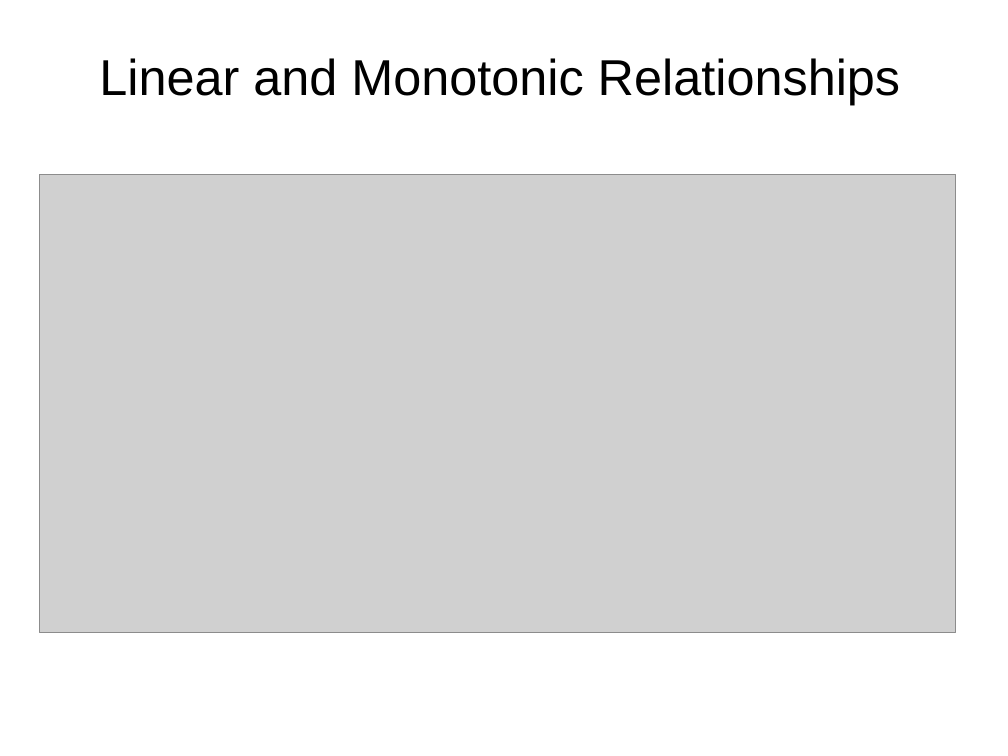
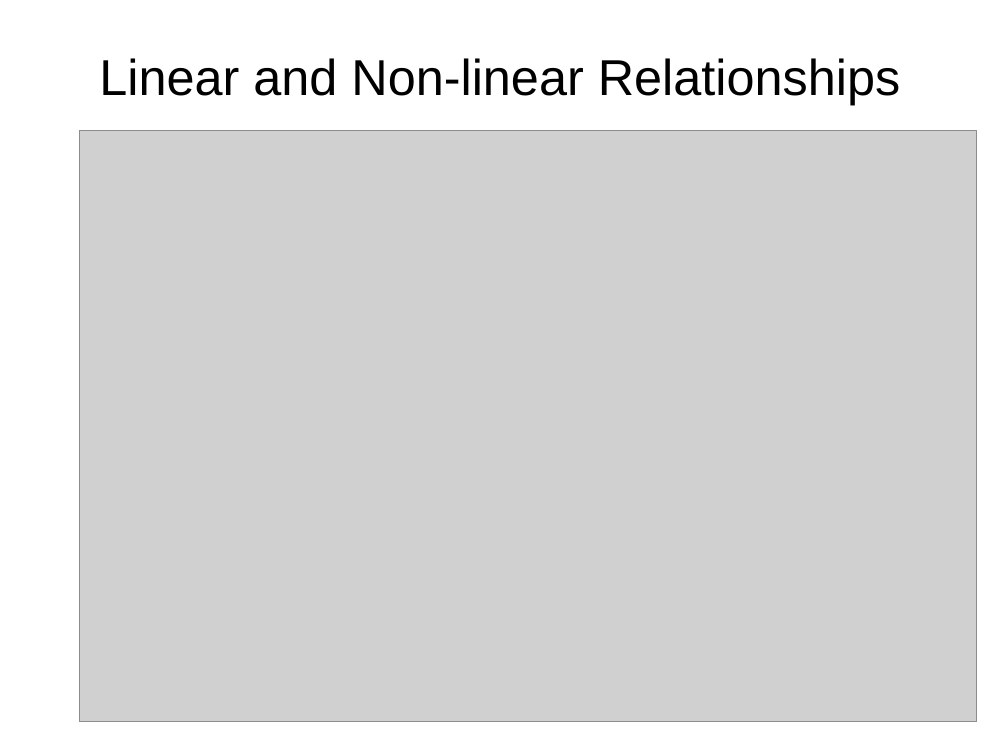
Before and after one commit to npm27/Teaching-Materials, a slide deck: slide 15 of Research Methods/Slides/Chapter 12.pptx (slide 10 before the commit). Drawn at 1008x756 pixels with LibreOffice and Linux fonts; fonts in the diff are those of the drawing; grey boxes stand for pictures. Boxes give left, top, right and bottom in pixels: in the first picture for what was removed or moved away, otherwise in the second. Text is boxed around its words. In the diff, an @@ line names an element or a change of style, - is before the commit and + after.

```diff
--- a/Research Methods/Slides/Chapter 12.pptx
+++ b/Research Methods/Slides/Chapter 12.pptx
@@ title at (x1=99, y1=58, x2=900, y2=105): text changed @@
-Linear and Monotonic Relationships
+Linear and Non-linear Relationships
@@ picture resized from (x1=39, y1=174, x2=956, y2=633) to (x1=80, y1=131, x2=978, y2=722) @@
```
Also in this commit, not shown: 5 other slides changed, 9 slides added, 2 slides removed, 1 other file.
